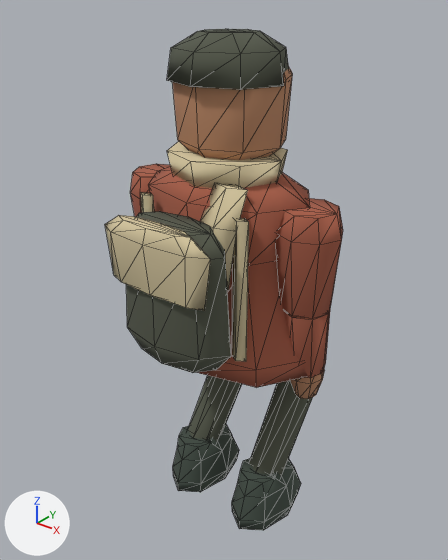
An edit to the glTF model public/models/traveler.glb, drawn before and after from the same camera.
Both versions are drawn from a camera (50 mm lens) standing at (0.792, -1.002, 1.26) and looking at (-0.014, 0.006, 0.635). Lighting does not change. The marker at lower left points along +X, +Y and +Z. The first picture is the older version. Mesh edges are drawn as thin lines. Where no turn or scale is listed for an object, it has been applied to the vertices.

The first picture shows 'Coat', 'Face', 'Hair', 'LeftBoot', 'LeftShin', 'LeftSleeve', 'PackBody', 'PackFlap', 'RightBoot', 'RightCuff', 'RightShin', 'RightSleeve', 'ScarfCollar', 'ScarfTail' and 3 more.
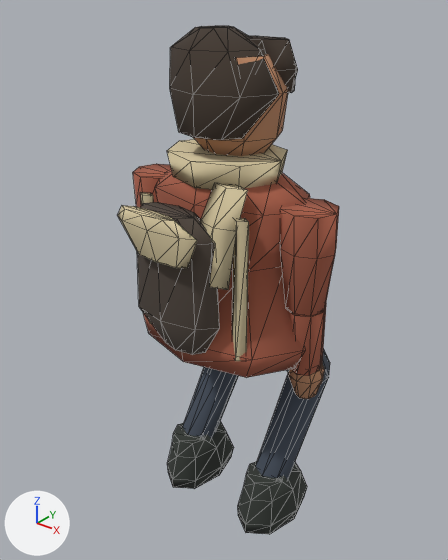
What changed in the scene script:
```text
Change me_mesh_0:
    remove me_mesh_0.from_pydata(...)  # 40 vertices, 76 faces; spans x -0.235..0.235, y -0.155..0.155, z -0.14..0.28
    add me_mesh_0.from_pydata(...)  # 40 vertices, 76 faces; spans x -0.225..0.225, y -0.16..0.132, z -0.12..0.28
    me_mesh_0 part 1: 32 of 40 vertices moved; they spanned x -0.235..0.235, y -0.155..0.155, z -0.14..0.24 and now span x -0.225..0.225, y -0.16..0.132, z -0.12..0.23; mean shift (0.0, -0.007, 0.005); largest move (0.0, 0.155, -0.14) -> (0.0, 0.105, -0.12)
Change me_mesh_2:
    remove me_mesh_2.from_pydata(...)  # 32 vertices, 60 faces; spans x -0.128..0.128, y -0.112..0.112, z -0.085..0.135
    add me_mesh_2.from_pydata(...)  # 32 vertices, 60 faces; spans x -0.122..0.122, y -0.105..0.107, z -0.085..0.12
    me_mesh_2 part 2: 32 of 32 vertices moved; they spanned x -0.128..0.128, y -0.112..0.112, z -0.085..0.135 and now span x -0.122..0.122, y -0.105..0.107, z -0.085..0.12; mean shift (0.0, 0.005, -0.006)
Change me_mesh_3:
    remove me_mesh_3.from_pydata(...)  # 24 vertices, 44 faces; spans x -0.13..0.13, y -0.114..0.114, z 0.07..0.16
    remove me_mesh_3.materials.append(mat_leather)  # dark grey #55594b
    add me_mesh_3.from_pydata(...)  # 32 vertices, 60 faces; spans x -0.126..0.124, y -0.119..0.083, z -0.025..0.165
    me_mesh_3 part 3: the whole mesh is rebuilt
    add me_mesh_3.materials.append(mat_hair)  # brown #43382f
Change me_mesh_6:
    remove me_mesh_6.from_pydata(...)  # 32 vertices, 60 faces; spans x -0.145..0.145, y -0.07..0.07, z -0.13..0.17
    add me_mesh_6.from_pydata(...)  # 32 vertices, 60 faces; spans x -0.115..0.115, y -0.053..0.053, z -0.145..0.155
    me_mesh_6 part 4: 32 of 32 vertices moved; they spanned x -0.145..0.145, y -0.07..0.07, z -0.13..0.17 and now span x -0.115..0.115, y -0.053..0.053, z -0.145..0.155; mean shift (0.0, 0.0, -0.009)
Change me_mesh_7:
    remove me_mesh_7.from_pydata(...)  # 24 vertices, 44 faces; spans x -0.14..0.14, y -0.03..0.03, z 0.04..0.18
    add me_mesh_7.from_pydata(...)  # 24 vertices, 44 faces; spans x -0.108..0.108, y -0.022..0.022, z 0.075..0.165
    me_mesh_7 part 5: 24 of 24 vertices moved; they spanned x -0.14..0.14, y -0.03..0.03, z 0.04..0.18 and now span x -0.108..0.108, y -0.022..0.022, z 0.075..0.165; mean shift (-0.003, 0.0, 0.003)
Change me_mesh_10:
    remove me_mesh_10.from_pydata(...)  # 24 vertices, 44 faces; spans x -0.073..0.073, y -0.062..0.064, z -0.202..0.022
    add me_mesh_10.from_pydata(...)  # 24 vertices, 44 faces; spans x -0.061..0.061, y -0.056..0.055, z -0.202..0.022
    me_mesh_10 part 6: 16 of 24 vertices moved; they spanned x -0.073..0.073, y -0.062..0.064, z -0.202..-0.027 and now span x -0.061..0.061, y -0.049..0.055, z -0.202..-0.063; mean shift (0.0, 0.001, -0.017); largest move (0.073, 0.001, -0.03) -> (0.061, 0.003, -0.065)
Change me_mesh_13:
    remove me_mesh_13.from_pydata(...)  # 24 vertices, 44 faces; spans x -0.073..0.073, y -0.062..0.064, z -0.202..0.022
    add me_mesh_13.from_pydata(...)  # 24 vertices, 44 faces; spans x -0.061..0.061, y -0.056..0.055, z -0.202..0.022
    me_mesh_13 part 7: 16 of 24 vertices moved; they spanned x -0.073..0.073, y -0.062..0.064, z -0.202..-0.027 and now span x -0.061..0.061, y -0.049..0.055, z -0.202..-0.063; mean shift (0.0, 0.001, -0.017); largest move (0.073, 0.001, -0.03) -> (0.061, 0.003, -0.065)
Change me_mesh_14:
    remove me_mesh_14.from_pydata(...)  # 16 vertices, 28 faces; spans x -0.055..0.055, y -0.052..0.064, z -0.164..0.006
    add me_mesh_14.from_pydata(...)  # 16 vertices, 28 faces; spans x -0.045..0.045, y -0.043..0.058, z -0.164..0.005
    me_mesh_14 part 8: 16 of 16 vertices moved; they spanned x -0.055..0.055, y -0.052..0.064, z -0.164..0.006 and now span x -0.045..0.045, y -0.043..0.058, z -0.164..0.005; mean shift (0.0, 0.0, 0.0)
Change me_mesh_17:
    where me_mesh_17.from_pydata(...)  # 16 vertices, 28 faces; spans x -0.054..0.054, y -0.204..0.043, z -0.264..0.03
    remove me_mesh_17.materials.append(mat_leather)  # dark grey #55594b
    add me_mesh_17.materials.append(mat_trouser)  # greyish blue #454e5b
Change me_mesh_19:
    where me_mesh_19.from_pydata(...)  # 24 vertices, 44 faces; spans x -0.07..0.07, y -0.053..0.232, z -0.3..0.037
    remove me_mesh_19.materials.append(mat_leather)  # dark grey #55594b
    add me_mesh_19.materials.append(mat_trouser)  # greyish blue #454e5b
Change me_mesh_20:
    where me_mesh_20.from_pydata(...)  # 16 vertices, 28 faces; spans x -0.054..0.054, y -0.204..0.043, z -0.264..0.03
    remove me_mesh_20.materials.append(mat_leather)  # dark grey #55594b
    add me_mesh_20.materials.append(mat_trouser)  # greyish blue #454e5b
Change ob_hair:
    ob_hair.location: (0.0, 0.003, 1.01) -> (0.0, 0.015, 1.01)
Change ob_packbody:
    ob_packbody.location: (0.0, -0.17, 0.66) -> (-0.02, -0.145, 0.685)
Change ob_packflap:
    ob_packflap.location: (0.0, -0.225, 0.66) -> (-0.02, -0.2, 0.685)
Change ob_leftshin:
    ob_leftshin.location: (-0.105, 0.19, 0.35) -> (-0.125, 0.19, 0.35)
Change ob_leftboot:
    ob_leftboot.location: (-0.105, 0.0, 0.08) -> (-0.125, 0.0, 0.08)
Change ob_righttrouser:
    ob_righttrouser.location: (0.105, 0.0, 0.62) -> (0.125, 0.0, 0.62)
Change ob_rightshin:
    ob_rightshin.location: (0.105, 0.19, 0.35) -> (0.125, 0.19, 0.35)
Change ob_rightboot:
    ob_rightboot.location: (0.105, 0.0, 0.08) -> (0.125, 0.0, 0.08)
Add ob_hairsweep:
    ob_hairsweep = bpy.data.objects.new('HairSweep', me_mesh_4_1)  # 18 vertices, 32 faces; spans x -0.117..0.04, y -0.053..0.045, z 0.045..0.145; in mat_hair (brown #43382f)
    ob_hairsweep.location = (0.07, 0.082, 1.01)
```

Boxes (x1, y1, x2, y2) around the edits, measured in the pictures (448 x 560 px; the box of a moved part takes in the faces that stretch with it):
'Coat', reshaped: before (148, 166, 310, 388); after (143, 169, 310, 378)
'PackBody', reshaped, moved (21% narrower): before (126, 211, 231, 373); after (137, 202, 220, 355)
'Hair', reshaped, moved (11% narrower, 85% taller): before (167, 29, 289, 90); after (170, 26, 279, 140)
'Face', reshaped: before (172, 68, 293, 160); after (193, 54, 288, 156)
'PackFlap', reshaped, moved (24% narrower, 33% shorter): before (105, 215, 211, 311); after (117, 205, 197, 269)
'RightSleeve', reshaped (12% narrower): before (276, 198, 343, 319); after (280, 198, 339, 316)
'RightBoot', moved: before (232, 458, 301, 530); after (238, 461, 307, 534)
'RightShin', recoloured, moved: before (249, 381, 313, 476); after (255, 375, 328, 480)
'LeftBoot', moved: before (173, 425, 239, 492); after (167, 422, 234, 489)
'LeftShin', recoloured, moved: before (188, 375, 242, 442); after (182, 367, 238, 439)
'RightCuff', reshaped: before (284, 310, 330, 378); after (287, 305, 326, 376)
'HairSweep', added (brown): after (250, 36, 298, 93)
'LeftSleeve', reshaped: before (130, 164, 170, 217); after (133, 164, 171, 208)
'RightTrouser', recoloured, moved (not visible before): after (287, 348, 330, 381)
part 6 of me_mesh_10, moved or reshaped: before (130, 173, 155, 217); after (133, 173, 160, 208)
part 7 of me_mesh_13, moved or reshaped: before (276, 208, 343, 319); after (280, 209, 339, 316)
